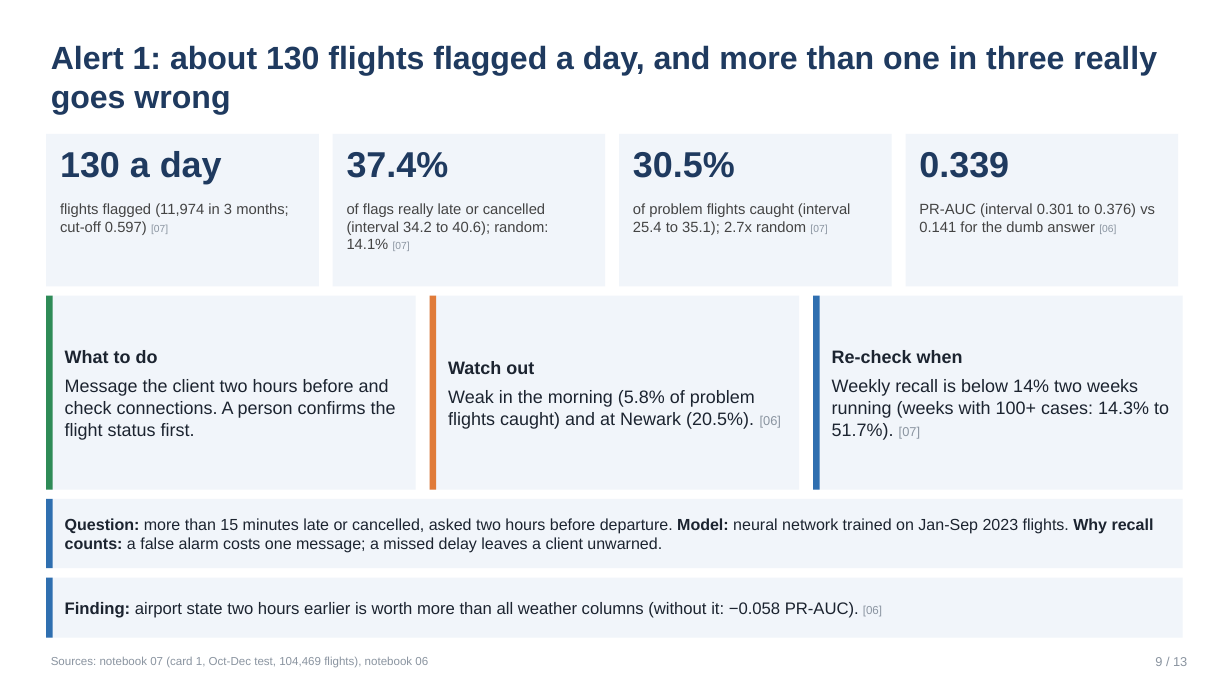
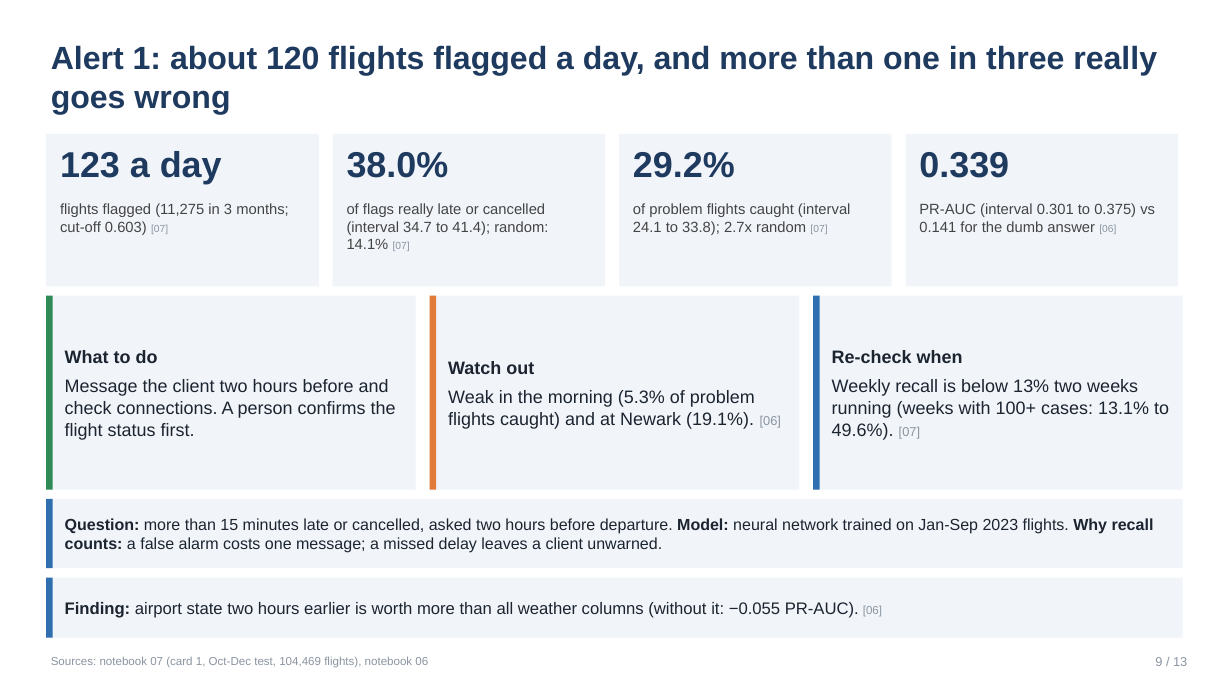
Before and after one commit to MirnaEmbaby/tms-flights, a slide deck: slide 10 of slides/tms_final.pptx (slide 9 before the commit). Drawn at 1232x693 pixels with LibreOffice and Linux fonts; fonts in the diff are those of the drawing. Boxes give left, top, right and bottom in pixels: in the first picture for what was removed or moved away, otherwise in the second. Text is boxed around its words. In the diff, an @@ line names an element or a change of style, - is before the commit and + after.

```diff
--- a/slides/tms_final.pptx
+++ b/slides/tms_final.pptx
@@ text at [51, 45, 1157, 114]: text changed @@
-Alert 1: about 130 flights flagged a day, and more than one in three really goes wrong
+Alert 1: about 120 flights flagged a day, and more than one in three really goes wrong
@@ text at [60, 151, 222, 184]: text changed @@
-130 a day
+123 a day
@@ text at [347, 152, 449, 178]: text changed @@
-37.4%
+38.0%
@@ text at [633, 152, 735, 178]: text changed @@
-30.5%
+29.2%
@@ text at [60, 203, 289, 235]: text changed @@
-flights flagged (11,974 in 3 months; cut-off 0.597) [07]
+flights flagged (11,275 in 3 months; cut-off 0.603) [07]
@@ text at [347, 203, 548, 251]: text changed @@
-of flags really late or cancelled (interval 34.2 to 40.6); random: 14.1% [07]
+of flags really late or cancelled (interval 34.7 to 41.4); random: 14.1% [07]
@@ text at [633, 203, 851, 235]: text changed @@
-of problem flights caught (interval 25.4 to 35.1); 2.7x random [07]
+of problem flights caught (interval 24.1 to 33.8); 2.7x random [07]
@@ text at [832, 379, 1169, 440]: text changed @@
-Weekly recall is below 14% two weeks running (weeks with 100+ cases: 14.3% to 51.7%). [07]
+Weekly recall is below 13% two weeks running (weeks with 100+ cases: 13.1% to 49.6%). [07]
@@ text at [448, 390, 781, 429]: text changed @@
-Weak in the morning (5.8% of problem flights caught) and at Newark (20.5%). [06]
+Weak in the morning (5.3% of problem flights caught) and at Newark (19.1%). [06]
@@ text at [65, 602, 882, 618]: text changed @@
-Finding: airport state two hours earlier is worth more than all weather columns (without it: −0.058 PR-AUC). [06]
+Finding: airport state two hours earlier is worth more than all weather columns (without it: −0.055 PR-AUC). [06]
```
Also in this commit, not shown: 7 other slides changed, 1 slide added, 1 other file.
